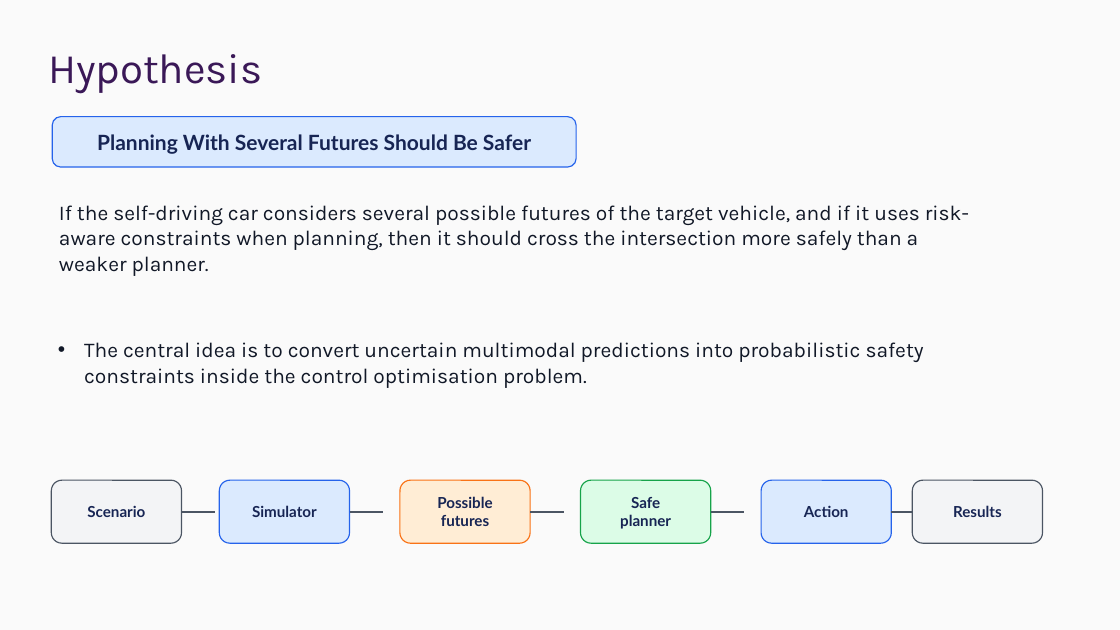
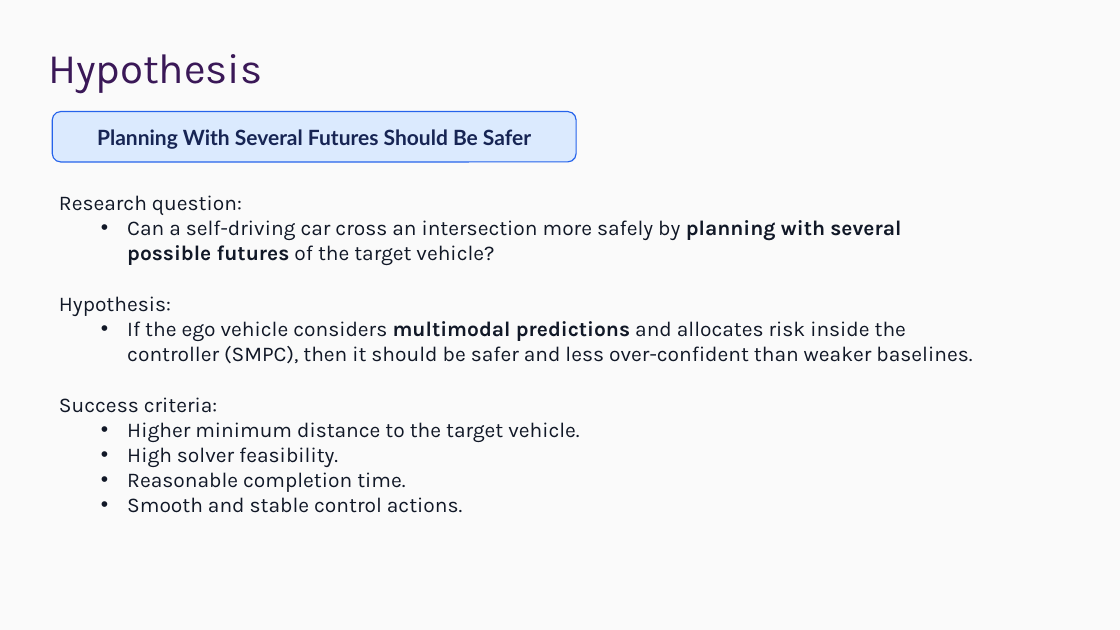
Before and after one commit to ChrisXiejq/Research-Project-IMLS, a slide deck: slide 7 of docs/presentation/25027138 - Presentation.pptx (slide 6 before the commit). Drawn at 1120x630 pixels with LibreOffice and Linux fonts; fonts in the diff are those of the drawing; background and template pictures are left out. Boxes give left, top, right and bottom in pixels: in the first picture for what was removed or moved away, otherwise in the second. Text is boxed around its words. In the diff, an @@ line names an element or a change of style, - is before the commit and + after.

Commit message:
feat: add ppt

```diff
--- a/docs/presentation/25027138 - Presentation.pptx
+++ b/docs/presentation/25027138 - Presentation.pptx
@@ rounded rectangle "Planning With Several Futures Should ...": place and size @@
-rounded rectangle "Planning With Several Futures Should ..." at box(52, 117, 576, 167)
+rounded rectangle "Planning With Several Futures Should ..." at box(52, 112, 576, 162)
@@ text at box(59, 195, 972, 513): text changed @@
-If the self-driving car considers several possible futures of the target vehicle, and if it uses risk-aware constraints when planning, then it should cross the intersection more safely than a weaker planner.
+Research question:
+  • Can a self-driving car cross an intersection more safely by planning with several possible futures of the target vehicle?
+Hypothesis:
+  • If the ego vehicle considers multimodal predictions and allocates risk inside the controller (SMPC), then it should be safer and less over-confident than weaker baselines.
+Success criteria:
+  • Higher minimum distance to the target vehicle.
+  • High solver feasibility.
+  • Reasonable completion time.
+  • Smooth and stable control actions.
@@ text removed at box(84, 342, 924, 388) @@
-• The central idea is to convert uncertain multimodal predictions into probabilistic safety constraints inside the control optimisation problem.
@@ rounded rectangle removed at box(51, 481, 181, 544) @@
-Scenario
@@ rounded rectangle removed at box(219, 481, 350, 544) @@
-Simulator
@@ rounded rectangle removed at box(400, 481, 530, 544) @@
-Possible
-futures
@@ rounded rectangle removed at box(581, 481, 711, 544) @@
-Safe
-planner
@@ rounded rectangle removed at box(761, 481, 891, 544) @@
-Action
@@ rounded rectangle removed at box(912, 481, 1043, 544) @@
-Results
@@ line removed from (181, 513) to (215, 513) @@
@@ line removed from (350, 513) to (383, 513) @@
@@ line removed from (530, 513) to (564, 513) @@
@@ line removed from (711, 513) to (744, 513) @@
@@ line removed from (891, 513) to (925, 513) @@
```
Also in this commit, not shown: 5 other slides changed, 3 slides added, 2 slides removed, 2 other files.
